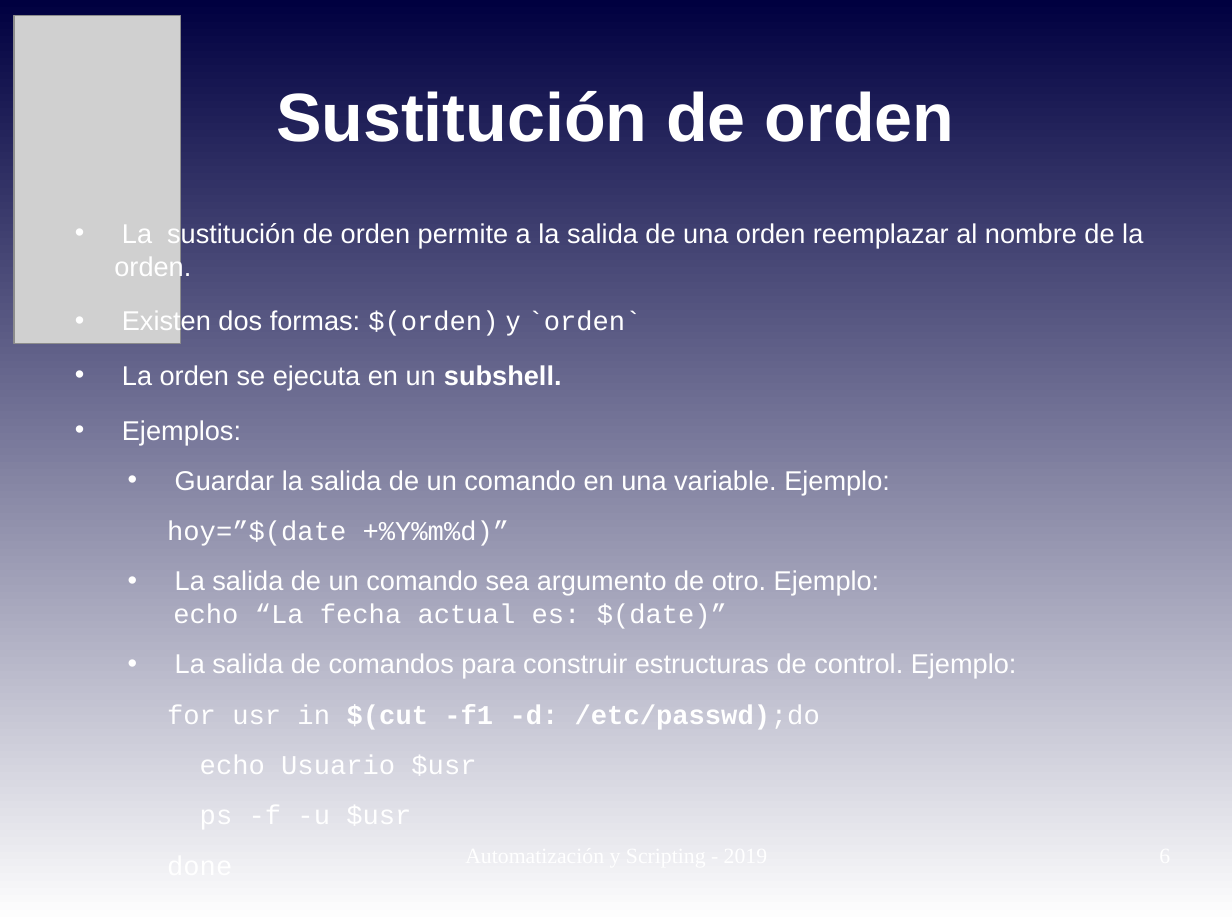
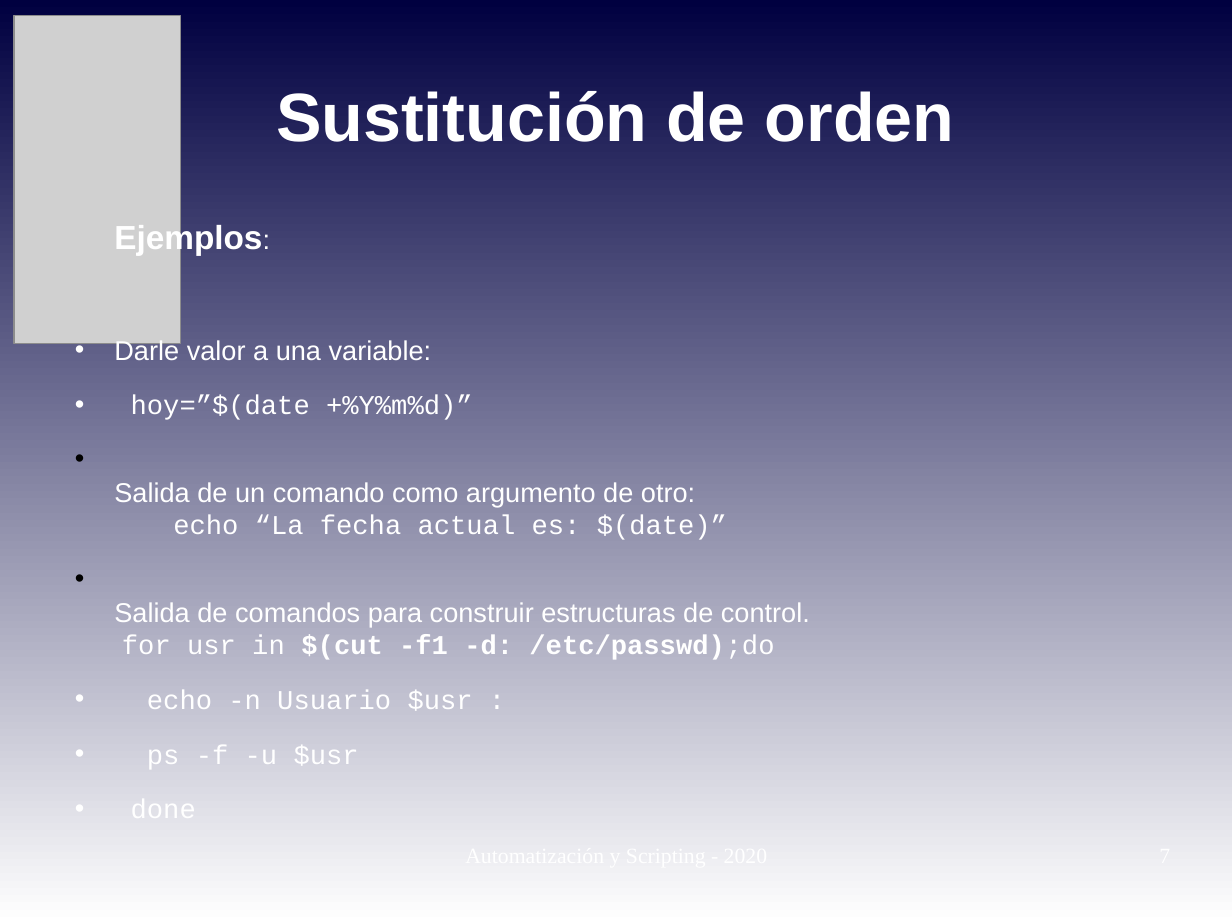
Before and after one commit to niniadcobre/-AutoyScripting, a slide deck: slide 7 of clases/AYS_clase05.odp (slide 6 before the commit). Drawn at 1232x924 pixels with LibreOffice and Linux fonts; fonts in the diff are those of the drawing; grey boxes stand for pictures. Boxes give left, top, right and bottom in pixels: in the first picture for what was removed or moved away, otherwise in the second. Text is boxed around its words. In the diff, an @@ line names an element or a change of style, - is before the commit and + after.

```diff
--- a/clases/AYS_clase05.odp
+++ b/clases/AYS_clase05.odp
@@ text at [114, 222, 1143, 390]: paragraphs removed @@
-• La sustitución de orden permite a la salida de una orden reemplazar al nombre de la orden.
-• Existen dos formas: $(orden) y `orden`
-• La orden se ejecuta en un subshell.
@@ text at [114, 222, 473, 765]: size 17.6 to 21.4 pt, bold on in "Ejemplos:"; bullet • to none; bullet none to •; list level 2 to 1 in "hoy=”$(date +%Y%m%d)”"; list level 2 to 1 in "ps -f -u $usr"; list level 2 to 1 in "done" @@
@@ text at [114, 338, 432, 360]: text changed @@
-  • Guardar la salida de un comando en una variable. Ejemplo:
+• Darle valor a una variable:
@@ text at [114, 482, 810, 711]: text changed @@
-  • La salida de un comando sea argumento de otro. Ejemplo:
-    echo “La fecha actual es: $(date)”
-  • La salida de comandos para construir estructuras de control. Ejemplo:
-  for usr in $(cut -f1 -d: /etc/passwd);do
-  echo Usuario $usr
+• Salida de un comando como argumento de otro:
+  echo “La fecha actual es: $(date)”
+• Salida de comandos para construir estructuras de control.
+  for usr in $(cut -f1 -d: /etc/passwd);do
+• echo -n Usuario $usr :
```
Also in this commit, not shown: 8 other slides changed, 7 other files.
